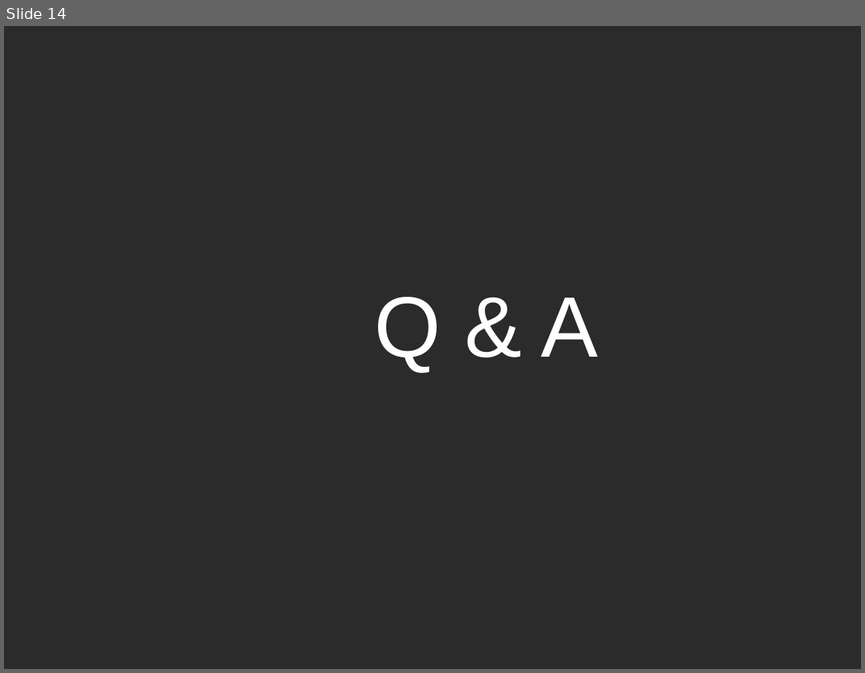
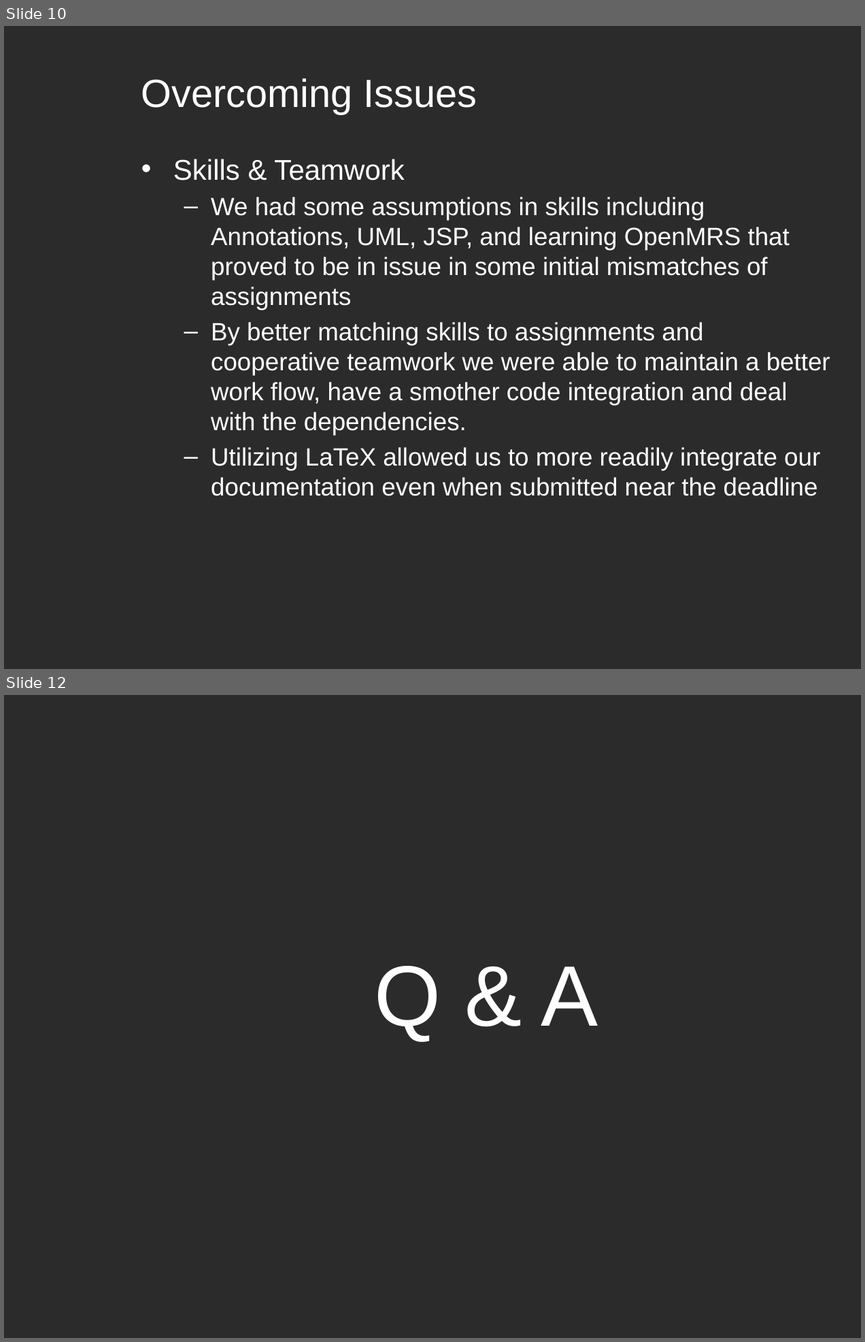
Before and after one commit to darthyoshi/sp2013-csc668-868-group1, a slide deck: trunk/OpenMRSSubmissions/presentation/OpenMRS Presentation.pptx. Shown one above the other, each under a label of ours: slide 14 before the commit, slides 10 and 12 after it; the slides between them are not shown. The pictures are 865x673 and 865x1342 pixels, drawn with LibreOffice and Linux fonts; fonts in the diff are those of the drawing; background and template pictures are left out; a plain dark background stands for a picture behind light text. Boxes give left, top, right and bottom in pixels: in the first picture for what was removed or moved away, otherwise in the second. Text is boxed around its words. In the diff, an @@ line names an element or a change of style, - is before the commit and + after.

```diff
--- a/trunk/OpenMRSSubmissions/presentation/OpenMRS Presentation.pptx
+++ b/trunk/OpenMRSSubmissions/presentation/OpenMRS Presentation.pptx
@@ slide 10 added at bbox=[4, 26, 861, 669], background picture (left out) @@
@@ title added at bbox=[141, 78, 477, 114], 33 pt, text #FFFFFF @@
+Overcoming Issues
@@ text added at bbox=[173, 159, 830, 496], 21 pt, text #FFFFFF @@
+• Skills & Teamwork
+  – We had some assumptions in skills including Annotations, UML, JSP, and learning OpenMRS that proved to be in issue in some initial mismatches of assignments
+  – By better matching skills to assignments and cooperative teamwork we were able to maintain a better work flow, have a smother code integration and deal with the dependencies.
+  – Utilizing LaTeX allowed us to more readily integrate our documentation even when submitted near the deadline
@@ what was slide 14 is now slide 12 @@
```
Also in this commit, not shown: 1 slide changed, 3 other slides added, 6 slides removed.
